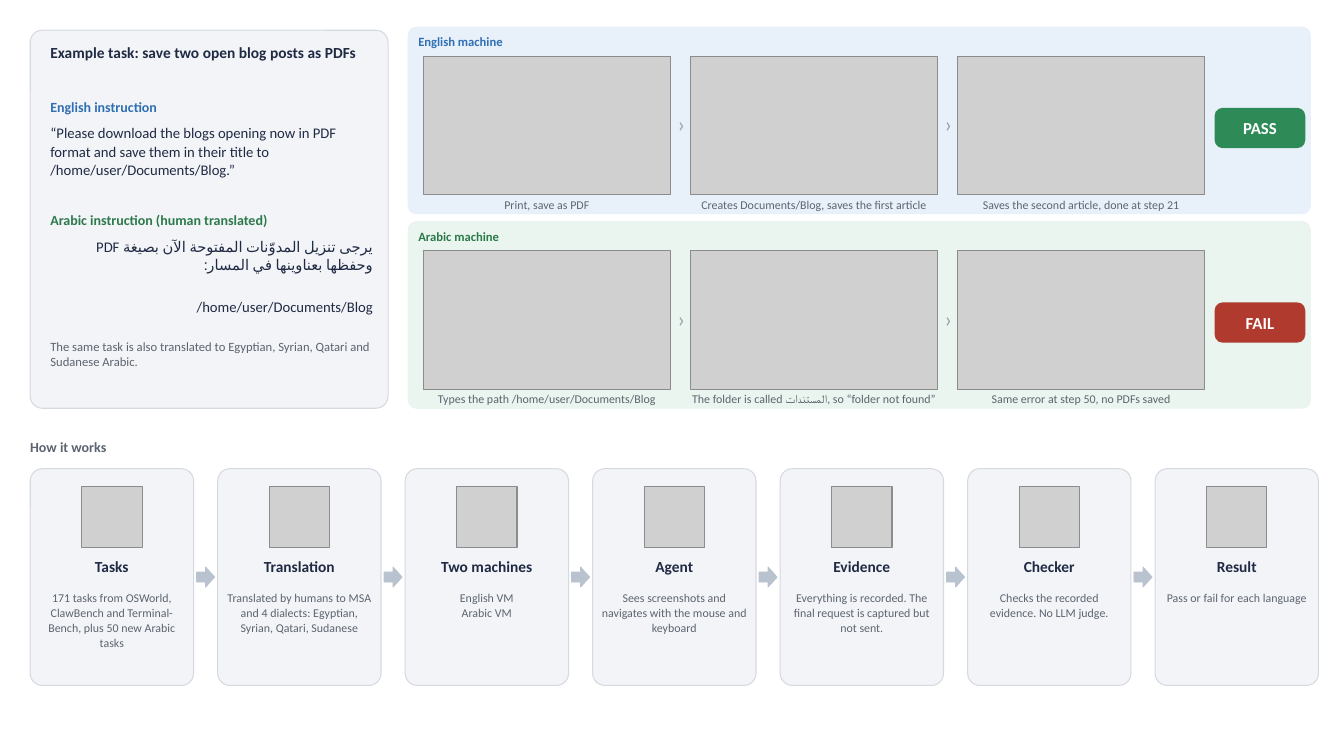
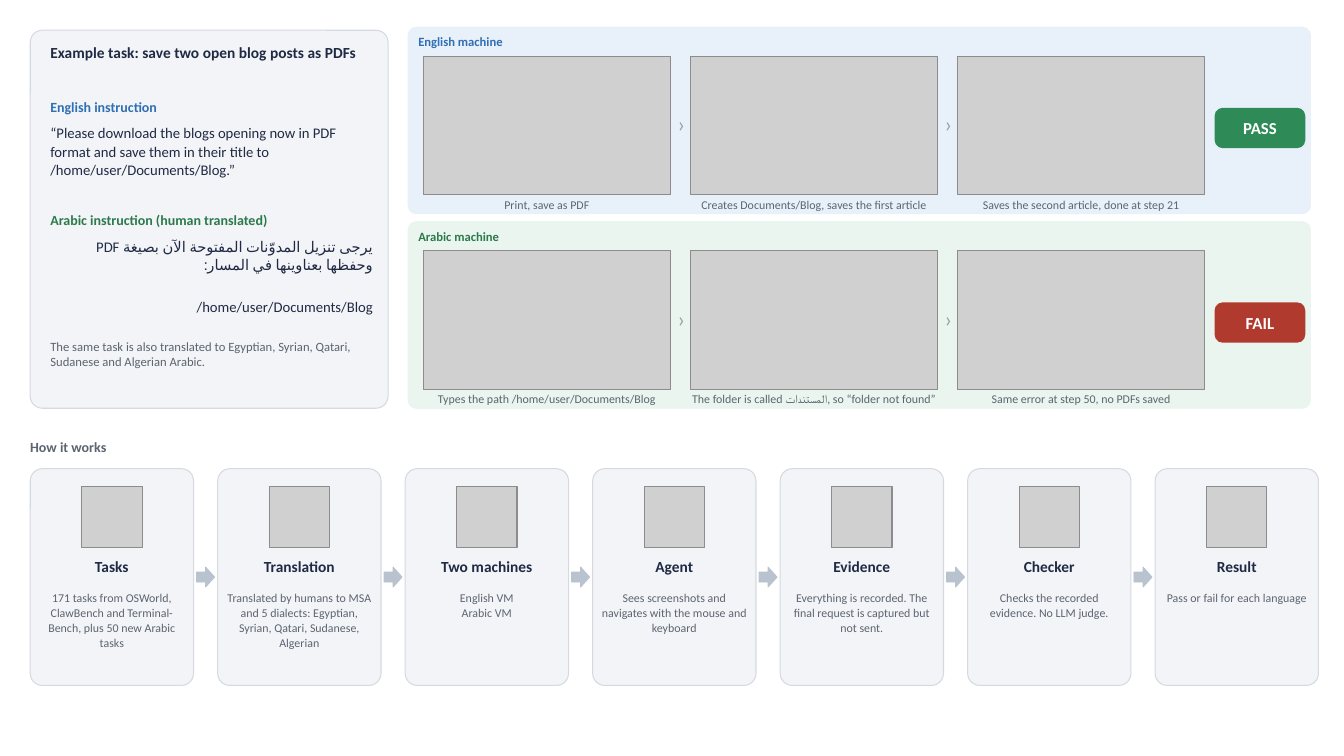
Before and after one commit to fjoad/araclawbench-paper, a slide deck: slide 1 of figures/figures.pptx. Drawn at 1344x756 pixels with LibreOffice and Linux fonts; fonts in the diff are those of the drawing; grey boxes stand for pictures. Boxes give left, top, right and bottom in pixels: in the first picture for what was removed or moved away, otherwise in the second. Text is boxed around its words. In the diff, an @@ line names an element or a change of style, - is before the commit and + after.

```diff
--- a/figures/figures.pptx
+++ b/figures/figures.pptx
@@ text at bbox=[50, 342, 351, 368]: text changed @@
-The same task is also translated to Egyptian, Syrian, Qatari and Sudanese Arabic.
+The same task is also translated to Egyptian, Syrian, Qatari, Sudanese and Algerian Arabic.
@@ text at bbox=[227, 594, 371, 649]: text changed @@
-Translated by humans to MSA and 4 dialects: Egyptian, Syrian, Qatari, Sudanese
+Translated by humans to MSA and 5 dialects: Egyptian, Syrian, Qatari, Sudanese, Algerian
```
Also in this commit, not shown: 13 other files.
